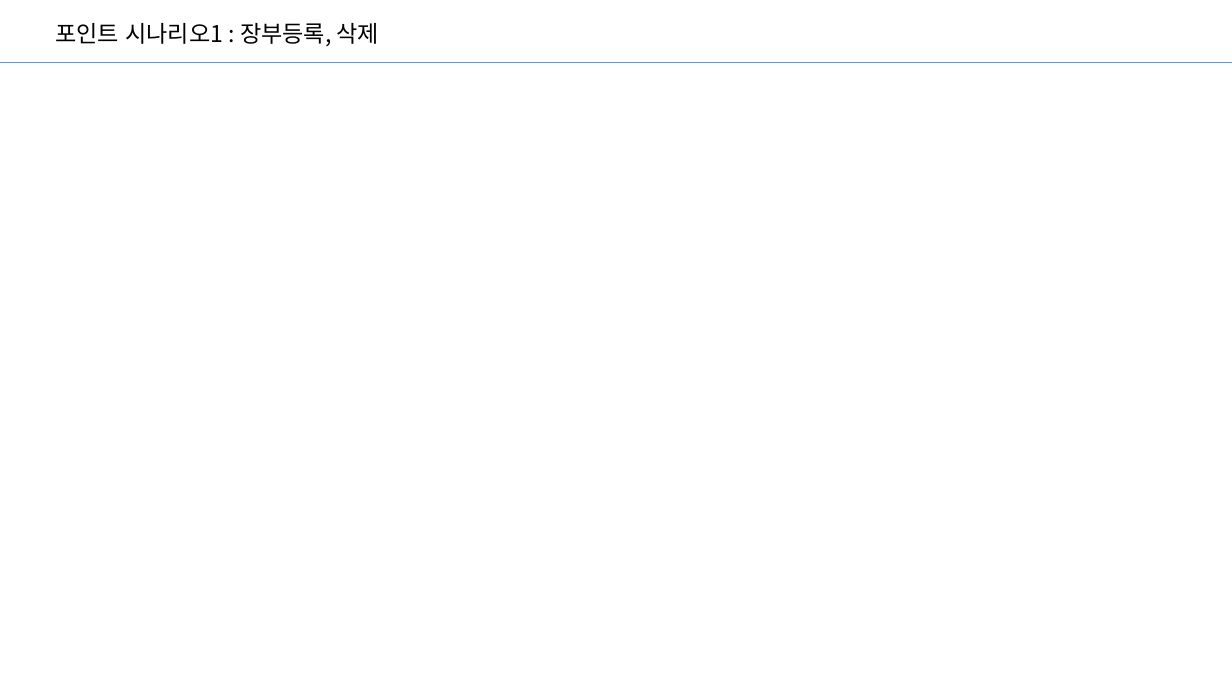
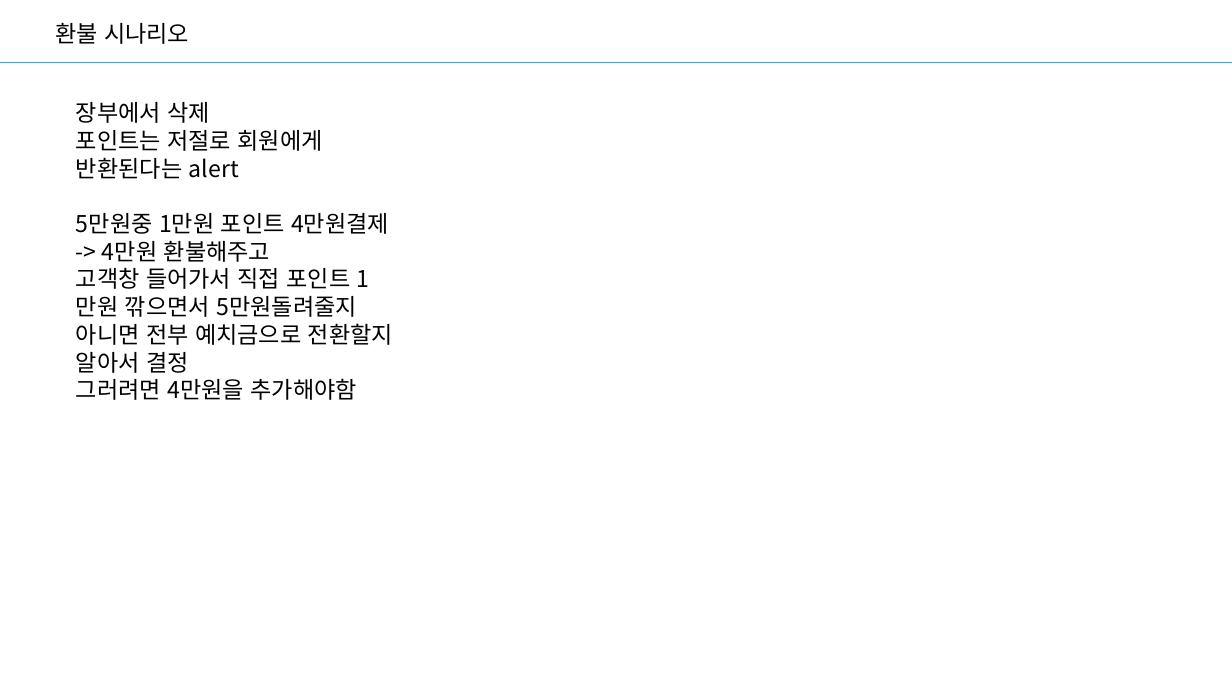
Before and after one commit to kimdongwoowoo/aura-hair, a slide deck: slide 11 of Aura UX.pptx (slide 8 before the commit). Drawn at 1232x693 pixels with LibreOffice and Linux fonts; fonts in the diff are those of the drawing. Boxes give left, top, right and bottom in pixels: in the first picture for what was removed or moved away, otherwise in the second. Text is boxed around its words. In the diff, an @@ line names an element or a change of style, - is before the commit and + after.

Commit message:
장부 등록

```diff
--- a/Aura UX.pptx
+++ b/Aura UX.pptx
@@ text at [55,22,189,44]: text changed @@
-포인트 시나리오1 : 장부등록, 삭제
+환불 시나리오
@@ text added at [76,102,393,400], 18 pt, text #000000 @@
+장부에서 삭제
+포인트는 저절로 회원에게 반환된다는 alert
+5만원중 1만원 포인트 4만원결제
+-> 4만원 환불해주고
+고객창 들어가서 직접 포인트 1만원 깎으면서 5만원돌려줄지 아니면 전부 예치금으로 전환할지 알아서 결정
+그러려면 4만원을 추가해야함
```
Also in this commit, not shown: 1 other slide changed, 4 slides added, 5 other files.
